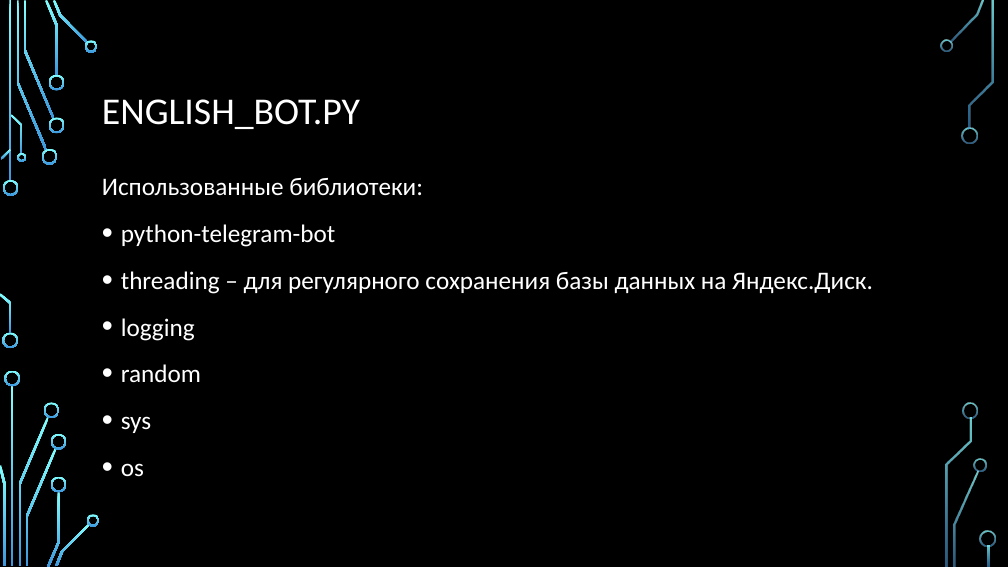
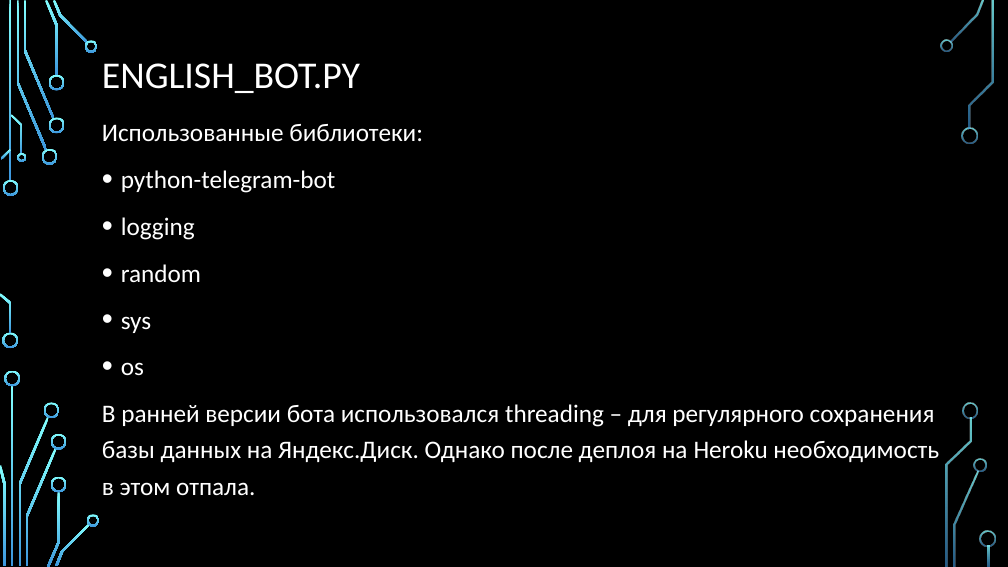
Before and after one commit to let-robots-reign/Learning_English_Bot, a slide deck: slide 6 of Proekt_BotEnglishTeacher.pptx. Drawn at 1008x567 pixels with LibreOffice and Linux fonts; fonts in the diff are those of the drawing; background and template pictures are left out. Boxes give left, top, right and bottom in pixels: in the first picture for what was removed or moved away, otherwise in the second. Text is boxed around its words. In the diff, an @@ line names an element or a change of style, - is before the commit and + after.

```diff
--- a/Proekt_BotEnglishTeacher.pptx
+++ b/Proekt_BotEnglishTeacher.pptx
@@ title "ENGLISH_BOT.PY" moved from (x1=102, y1=99, x2=360, y2=129) to (x1=102, y1=63, x2=360, y2=93) @@
@@ text "Использованные библиотеки:" moved from (x1=102, y1=178, x2=873, y2=477) to (x1=102, y1=124, x2=939, y2=496) @@
@@ text at (x1=121, y1=271, x2=873, y2=294): paragraph removed @@
-• threading – для регулярного сохранения базы данных на Яндекс.Диск.
@@ text at (x1=102, y1=404, x2=939, y2=496): paragraph added @@
+В ранней версии бота использовался threading – для регулярного сохранения базы данных на Яндекс.Диск. Однако после деплоя на Heroku необходимость в этом отпала.
```
Also in this commit, not shown: 12 other slides changed, 2 other files.
